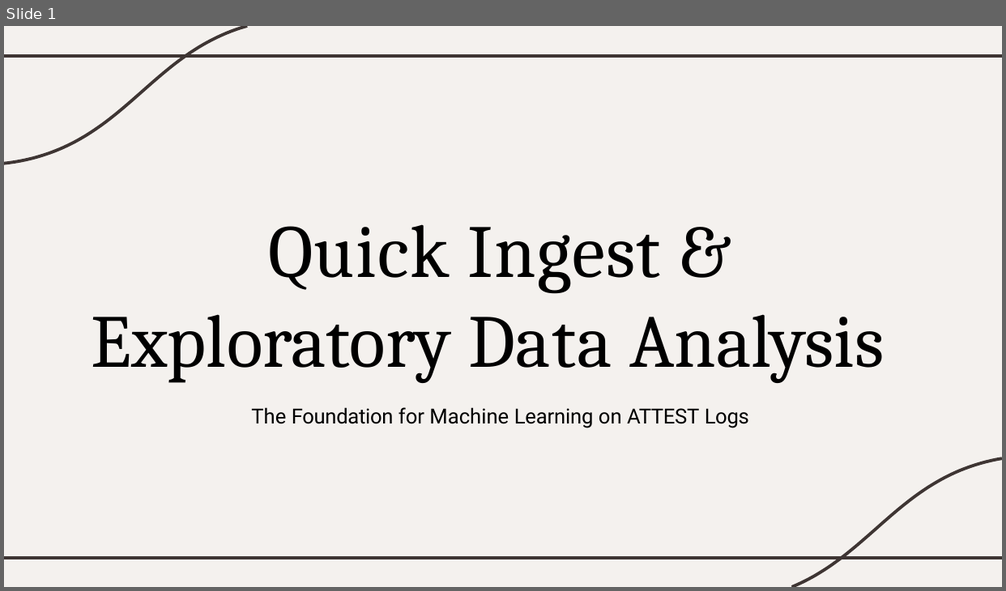
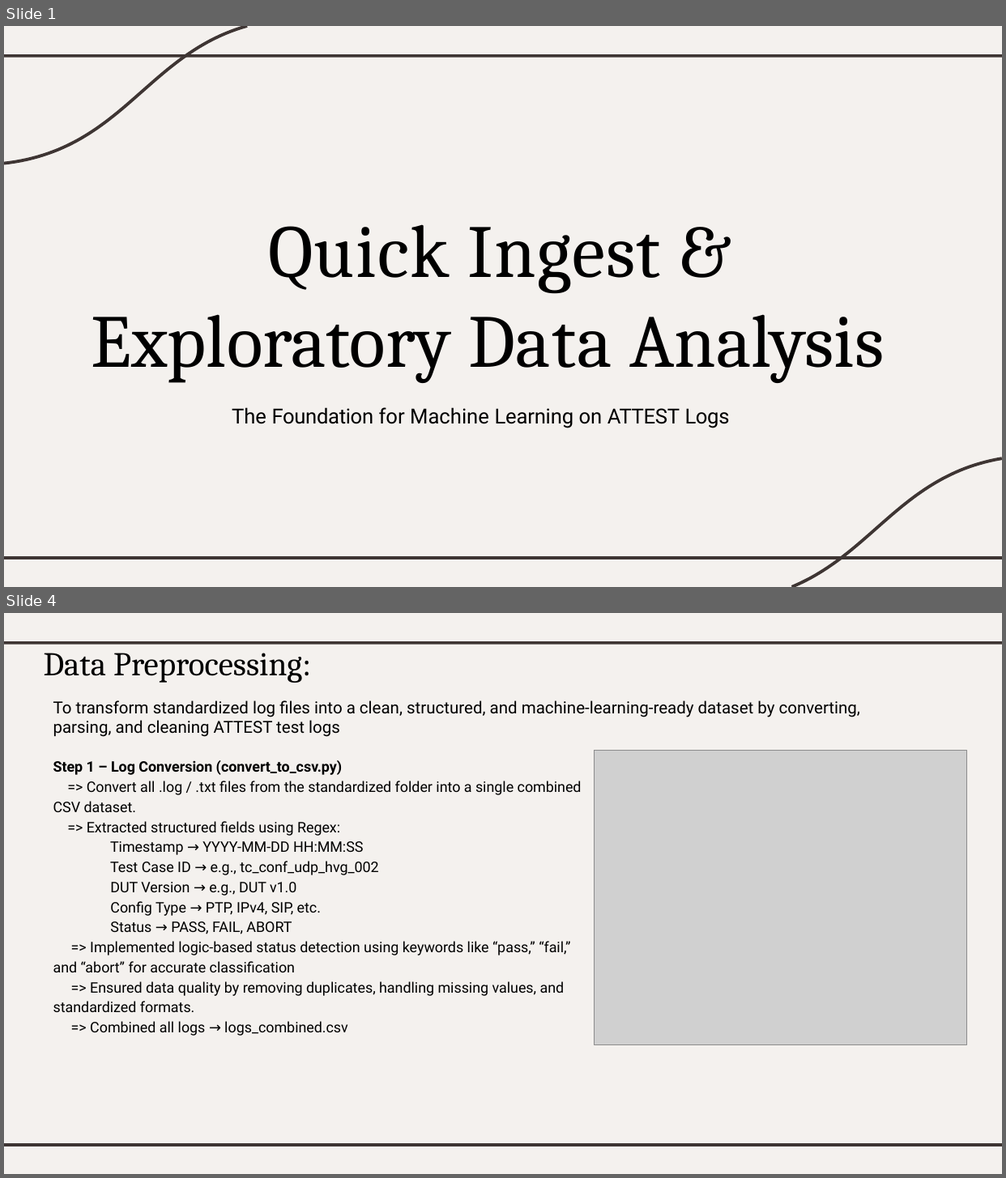
Before and after one commit to HemalathaSuresh-25/EDA-and-Quick-Ingest, a slide deck: reports/Quick Ingest & EDA_task2.pptx. Shown one above the other, each under a label of ours: slide 1 before the commit, slides 1 and 4 after it; the slides between them are not shown. The pictures are 1006x591 and 1006x1178 pixels, drawn with LibreOffice and Linux fonts; fonts in the diff are those of the drawing; grey boxes stand for pictures. Boxes give left, top, right and bottom in pixels: in the first picture for what was removed or moved away, otherwise in the second. Text is boxed around its words. In the diff, an @@ line names an element or a change of style, - is before the commit and + after.

```diff
--- a/reports/Quick Ingest & EDA_task2.pptx
+++ b/reports/Quick Ingest & EDA_task2.pptx
@@ slide 4 added at (4,613,1002,1174), background #FFFFFF; not listed: 3 template elements that a slide beside it also shows @@
@@ title added at (44,653,311,683), 24 pt, text #000000 @@
+Data Preprocessing:
@@ text added at (53,700,860,737), 12 pt, text #000000 @@
+To transform standardized log files into a clean, structured, and machine-learning-ready dataset by converting, parsing, and cleaning ATTEST test logs
@@ picture added at (594,751,967,1045) @@
@@ text added at (53,760,582,1036), 10.5 pt, text #000000 @@
+Step 1 – Log Conversion (convert_to_csv.py)
+=> Convert all .log / .txt files from the standardized folder into a single combined CSV dataset.
+=> Extracted structured fields using Regex:
+Timestamp → YYYY-MM-DD HH:MM:SS
+Test Case ID → e.g., tc_conf_udp_hvg_002
+DUT Version → e.g., DUT v1.0
+Config Type → PTP, IPv4, SIP, etc.
+Status → PASS, FAIL, ABORT
+=> Implemented logic-based status detection using keywords like “pass,” “fail,” and “abort” for accurate classification
+=> Ensured data quality by removing duplicates, handling missing values, and standardized formats.
+=> Combined all logs → logs_combined.csv
@@ slide 1 changed as well @@
@@ text "The Foundation for Machine Learning ...": place and size @@
-text "The Foundation for Machine Learning ..." at (251,408,749,429)
+text "The Foundation for Machine Learning ..." at (232,408,730,429)
```
Also in this commit, not shown: 1 other slide changed, 11 other slides added, 7 slides removed.
